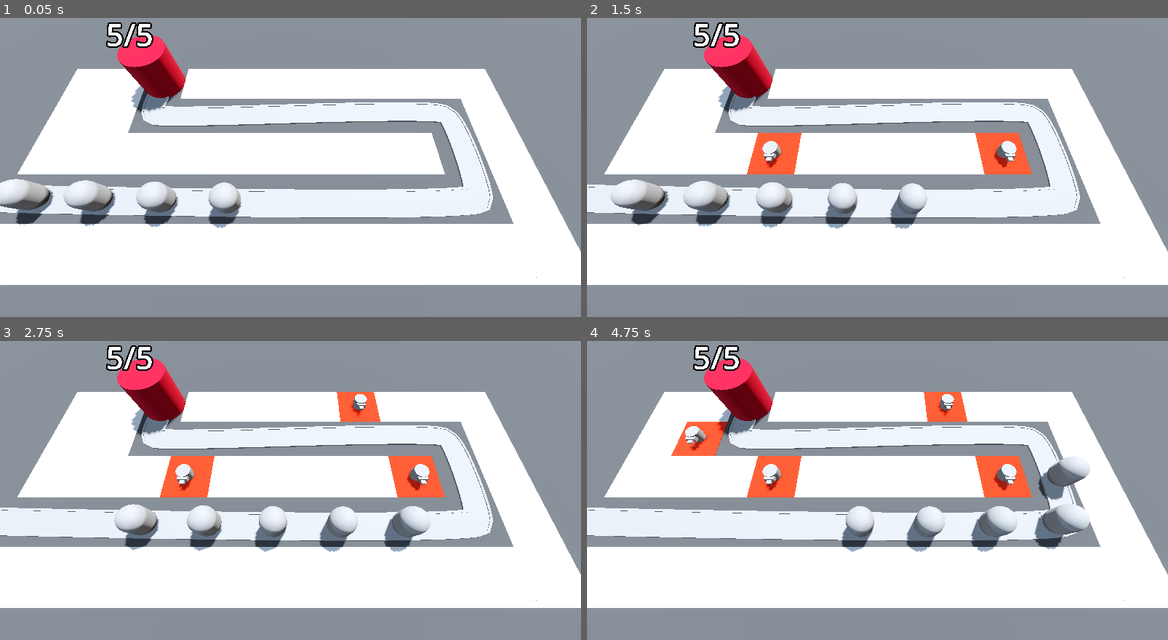
Above: before the commit, frames 1-4 (two rows, left to right).
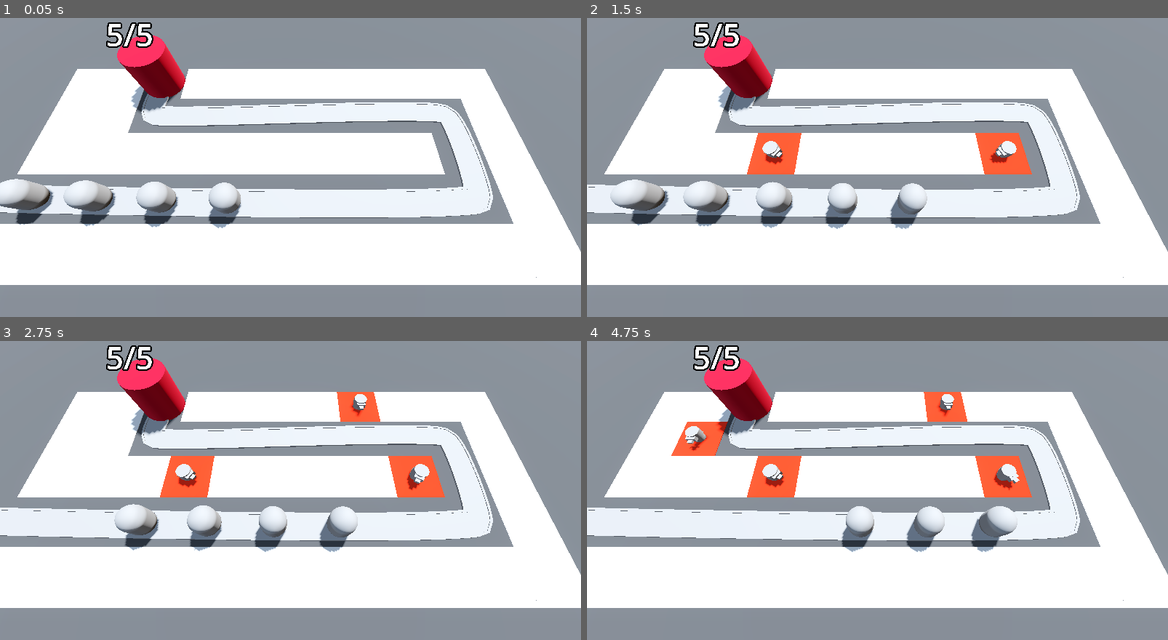
Above: after the commit, the same moments.

Repository: phish3y/godot-barb-blaster
Game: Godot game, scene res://base_level.tscn
Two runs of this game, one before a commit and one after it. Both use one fixed random seed, a clock stepped at 60 frames per second and the inputs below.
Inputs (mouse positions are in pixels of both pictures, inside the frame that each line leads up to):
- Up to frame 1 (0.05 s): no input
- Up to frame 2 (1.5 s): move the mouse to (1005, 137) at 0.52 s; click (1005, 137) at 0.6 s; move the mouse to (761, 170) at 1.27 s; click (761, 170) at 1.35 s
- Up to frame 3 (2.75 s): move the mouse to (348, 403) at 2.02 s; click (348, 403) at 2.1 s
- Up to frame 4 (4.75 s): move the mouse to (848, 541) at 2.77 s; click (848, 541) at 2.85 s; move the mouse to (1051, 526) at 3.52 s; click (1051, 526) at 3.6 s; move the mouse to (703, 427) at 4.27 s; click (703, 427) at 4.35 s

The runs differ from the first frame. In frame 2, 0.2% of the frame differs, in the area x 30-74%, y 43-51%; in frame 3, 0.9%; in frame 4, 1.7%, in the area x 30-87%, y 38-70%.

Commit message:
projectile collision

Diff:
--- a/base_level.tscn
+++ b/base_level.tscn
@@ -114,7 +114,7 @@
 progress = 10.0
 
 [node name="Enemy4" parent="Path3D" unique_id=1315046775 instance=ExtResource("2_5vx1e")]
-transform = Transform3D(-0.016133118, 0, -0.99986917, 0, 1, 0, 0.99986917, 0, -0.016133118, -11.003167, 0, 6.305476)
+transform = Transform3D(-0.016133118, 0, -0.9998691, 0, 1, 0, 0.9998691, 0, -0.016133118, -11.003167, 0, 6.305476)
 progress = 15.0
 
 [node name="Enemy5" parent="Path3D" unique_id=1797596170 instance=ExtResource("2_5vx1e")]
@@ -124,6 +124,7 @@
 [node name="Base" parent="." unique_id=2062093338 instance=ExtResource("3_eesb3")]
 transform = Transform3D(1, 0, 0, 0, 1, 0, 0, 0, 1, -14, 0, -6)
 
-[node name="TurretManager" type="Node3D" parent="." unique_id=1631928890]
+[node name="TurretManager" type="Node3D" parent="." unique_id=1631928890 node_paths=PackedStringArray("enemy_path")]
 script = ExtResource("5_ftfrf")
 turret = ExtResource("6_u2wky")
+enemy_path = NodePath("../Path3D")
--- a/enemy/enemy.gd
+++ b/enemy/enemy.gd
@@ -1,11 +1,23 @@
 extends PathFollow3D
+class_name Enemy
 
+@export var max_health: int = 50
 @export var speed: float = 5.0
 
 @onready var base: Base = get_tree().get_first_node_in_group("base")
 
+var current_health: int:
+	set(health):
+		current_health = health
+		if current_health < 1:
+			self.queue_free()
+
+func _ready() -> void:
+	current_health = max_health
+
 func _process(delta: float) -> void:
 	self.progress += delta * speed
+
 	if self.progress_ratio == 1.0:
 		self.base.take_damage()
 		self.set_process(false)
--- a/enemy/enemy.tscn
+++ b/enemy/enemy.tscn
@@ -3,6 +3,10 @@
 [ext_resource type="Script" uid="uid://cqhow3ttdd5f6" path="res://enemy/enemy.gd" id="1_2mvqj"]
 
 [sub_resource type="CapsuleMesh" id="CapsuleMesh_bo3yr"]
+radius = 1.0
+height = 3.0
+
+[sub_resource type="CapsuleShape3D" id="CapsuleShape3D_2mvqj"]
 radius = 1.0
 height = 3.0
 
@@ -14,3 +18,9 @@
 [node name="MeshInstance3D" type="MeshInstance3D" parent="." unique_id=1948400050]
 transform = Transform3D(1, 0, 0, 0, 1, 0, 0, 0, 1, 0, 1.5, 0)
 mesh = SubResource("CapsuleMesh_bo3yr")
+
+[node name="Area3D" type="Area3D" parent="." unique_id=1031558498 groups=["enemy_area"]]
+
+[node name="CollisionShape3D" type="CollisionShape3D" parent="Area3D" unique_id=1497542813]
+transform = Transform3D(1, 0, 0, 0, 1, 0, 0, 0, 1, 0, 1.5, 0)
+shape = SubResource("CapsuleShape3D_2mvqj")
--- a/turret/projectile.gd
+++ b/turret/projectile.gd
@@ -1,3 +1,19 @@
 extends Area3D
+class_name Projectile
+
+@export var speed: float = 30.0
 
 var direction: Vector3 = Vector3.FORWARD
+
+func _physics_process(delta: float) -> void:
+	self.position += direction * speed * delta
+
+
+func _on_timer_timeout() -> void:
+	self.queue_free()
+
+func _on_area_entered(area: Area3D) -> void:
+	if area.is_in_group("enemy_area"):
+		var enemy: Enemy = area.get_parent() as Enemy
+		enemy.current_health -= 25 # this should call something like take_damage() and have the Enemy manage its own state
+		self.queue_free()
--- a/turret/projectile.tscn
+++ b/turret/projectile.tscn
@@ -19,3 +19,11 @@
 
 [node name="CollisionShape3D" type="CollisionShape3D" parent="." unique_id=1032781881]
 shape = SubResource("SphereShape3D_nj30x")
+
+[node name="Timer" type="Timer" parent="." unique_id=274429206]
+wait_time = 2.0
+one_shot = true
+autostart = true
+
+[connection signal="area_entered" from="." to="." method="_on_area_entered"]
+[connection signal="timeout" from="Timer" to="." method="_on_timer_timeout"]
--- a/turret/turret.gd
+++ b/turret/turret.gd
@@ -1,2 +1,33 @@
 extends Node3D
 class_name Turret
+
+@export var projectile: PackedScene
+@export var turret_range: float = 10.0
+
+@onready var barrel: MeshInstance3D = $TurretBase/TurretTop/Visor/Barrel
+
+var enemy: Enemy
+var enemy_path: Path3D
+
+func _physics_process(delta: float) -> void:
+	enemy = find_best_target()
+	if enemy:
+		self.look_at(enemy.global_position, Vector3.UP, true)
+
+func _on_timer_timeout() -> void:
+	if enemy:
+		var shot: Projectile = self.projectile.instantiate() as Projectile
+		add_child(shot)
+		shot.global_position = self.barrel.global_position
+		shot.direction = self.global_transform.basis.z
+
+func find_best_target() -> Enemy:
+	var best_target: Enemy = null
+	var best_progress: int = 0
+	for child in self.enemy_path.get_children():
+		if child is Enemy:
+			if child.progress > best_progress && self.global_position.distance_to(child.global_position) <= turret_range:
+				best_progress = child.progress
+				best_target = child
+
+	return best_target
--- a/turret/turret.tscn
+++ b/turret/turret.tscn
@@ -1,6 +1,7 @@
 [gd_scene format=3 uid="uid://dyw0jh56m2nx0"]
 
 [ext_resource type="Script" uid="uid://bju852m64o3tj" path="res://turret/turret.gd" id="1_vfthy"]
+[ext_resource type="PackedScene" uid="uid://cetka762fukcn" path="res://turret/projectile.tscn" id="2_2876l"]
 
 [sub_resource type="CylinderMesh" id="CylinderMesh_pweg5"]
 height = 1.0
@@ -18,6 +19,7 @@
 
 [node name="Turret" type="Node3D" unique_id=932348272]
 script = ExtResource("1_vfthy")
+projectile = ExtResource("2_2876l")
 
 [node name="TurretBase" type="MeshInstance3D" parent="." unique_id=619527825]
 transform = Transform3D(1, 0, 0, 0, 1, 0, 0, 0, 1, 0, 0.5, 0)
@@ -34,3 +36,8 @@
 [node name="Barrel" type="MeshInstance3D" parent="TurretBase/TurretTop/Visor" unique_id=849768368]
 transform = Transform3D(1, 0, 0, 0, 1, 0, 0, 0, 1, 0, 0, 0.3)
 mesh = SubResource("BoxMesh_vfthy")
+
+[node name="Timer" type="Timer" parent="." unique_id=844618238]
+autostart = true
+
+[connection signal="timeout" from="Timer" to="." method="_on_timer_timeout"]
--- a/turret_manager.gd
+++ b/turret_manager.gd
@@ -2,8 +2,10 @@
 class_name TurretManager
 
 @export var turret: PackedScene
+@export var enemy_path: Path3D
 
 func build_turret(pos: Vector3) -> void:
 	var new_turret: Turret = self.turret.instantiate() as Turret
 	self.add_child(new_turret)
 	new_turret.global_position = pos
+	new_turret.enemy_path = enemy_path
